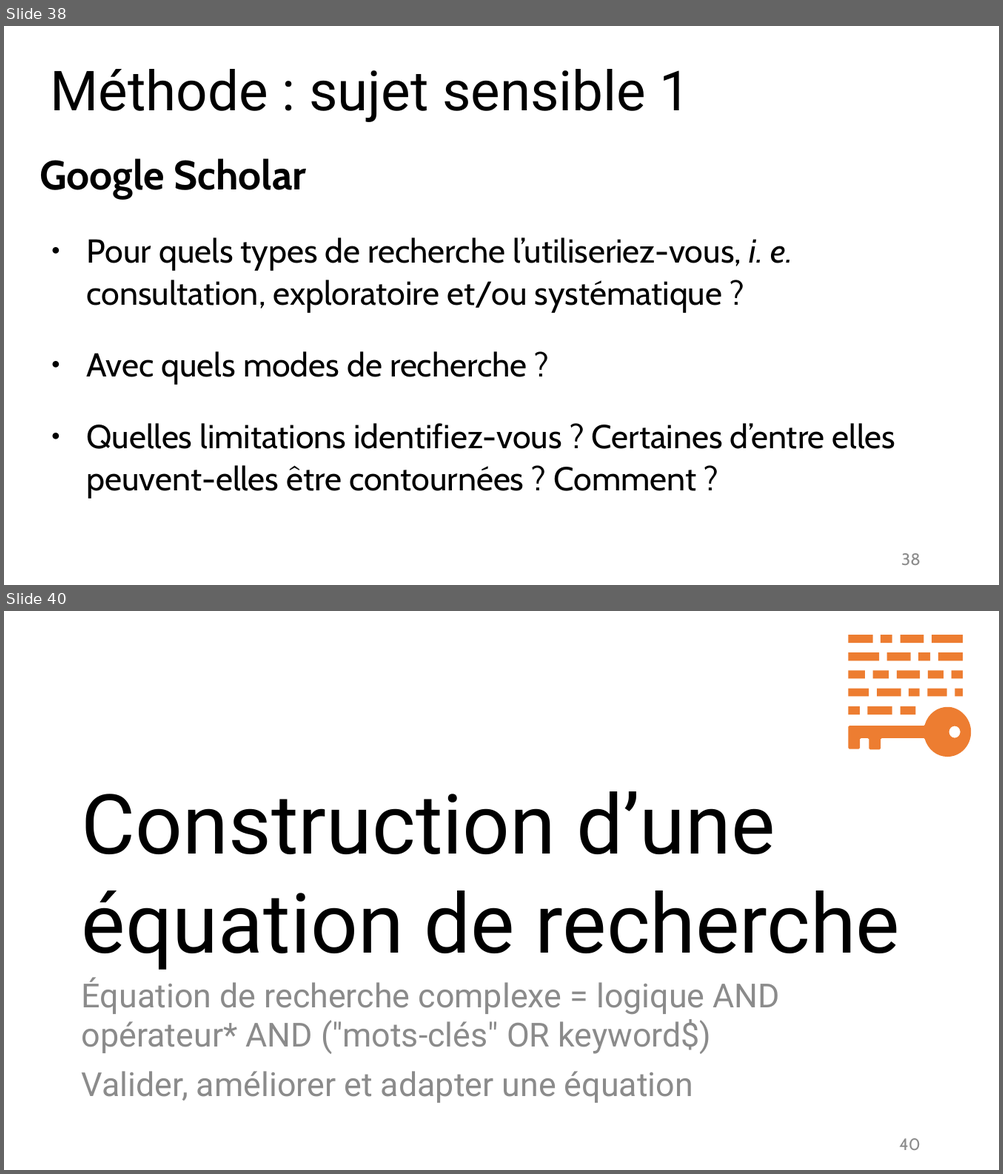
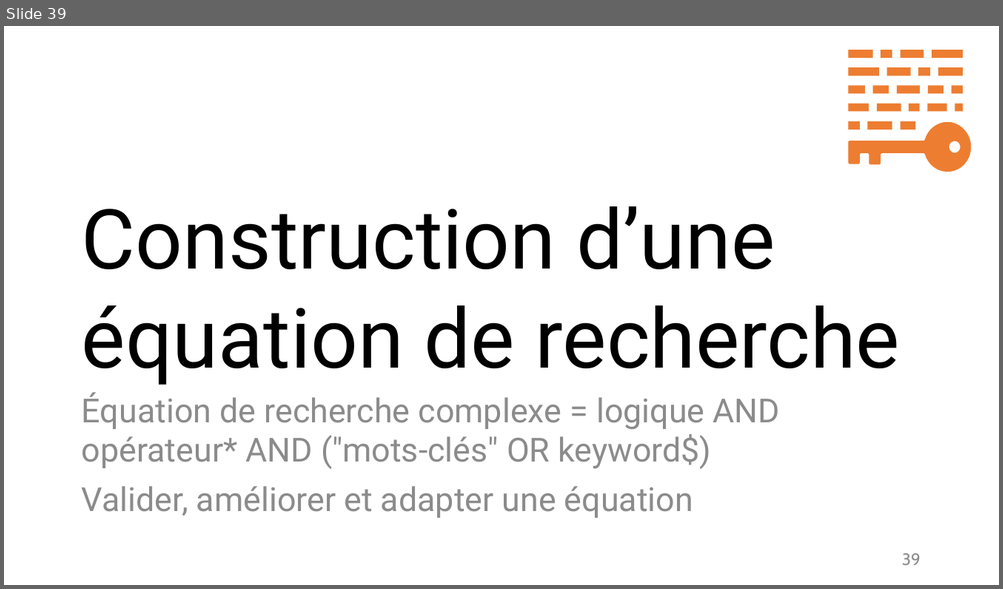
Before and after one commit to fflamerie/intro_revlit, a slide deck: docs/Intro_RevLit.odp. Shown one above the other, each under a label of ours: slides 38 and 40 before the commit, slide 39 after it; the slides between them are not shown. The pictures are 1003x1174 and 1003x589 pixels, drawn with LibreOffice and Linux fonts; fonts in the diff are those of the drawing. Boxes give left, top, right and bottom in pixels: in the first picture for what was removed or moved away, otherwise in the second. Text is boxed around its words. In the diff, an @@ line names an element or a change of style, - is before the commit and + after.

```diff
--- a/docs/Intro_RevLit.odp
+++ b/docs/Intro_RevLit.odp
@@ slide 38 removed at (4, 26, 999, 585), background #FFFFFF @@
@@ title removed at (51, 69, 691, 122) @@
-Méthode : sujet sensible 1
@@ text removed at (40, 158, 895, 498) @@
-Google Scholar
-● Pour quels types de recherche l’utiliseriez-vous, i. e. consultation, exploratoire et/ou systématique ?
-● Avec quels modes de recherche ?
-● Quelles limitations identifiez-vous ? Certaines d’entre elles peuvent-elles être contournées ? Comment ?
@@ page number removed at (901, 554, 920, 565) @@
-38
@@ what was slide 40 is now slide 39 @@
@@ page number at (902, 554, 920, 565): text changed @@
-40
+39
```
Also in this commit, not shown: 8 slides changed, 1 slide added, 10 other files.
